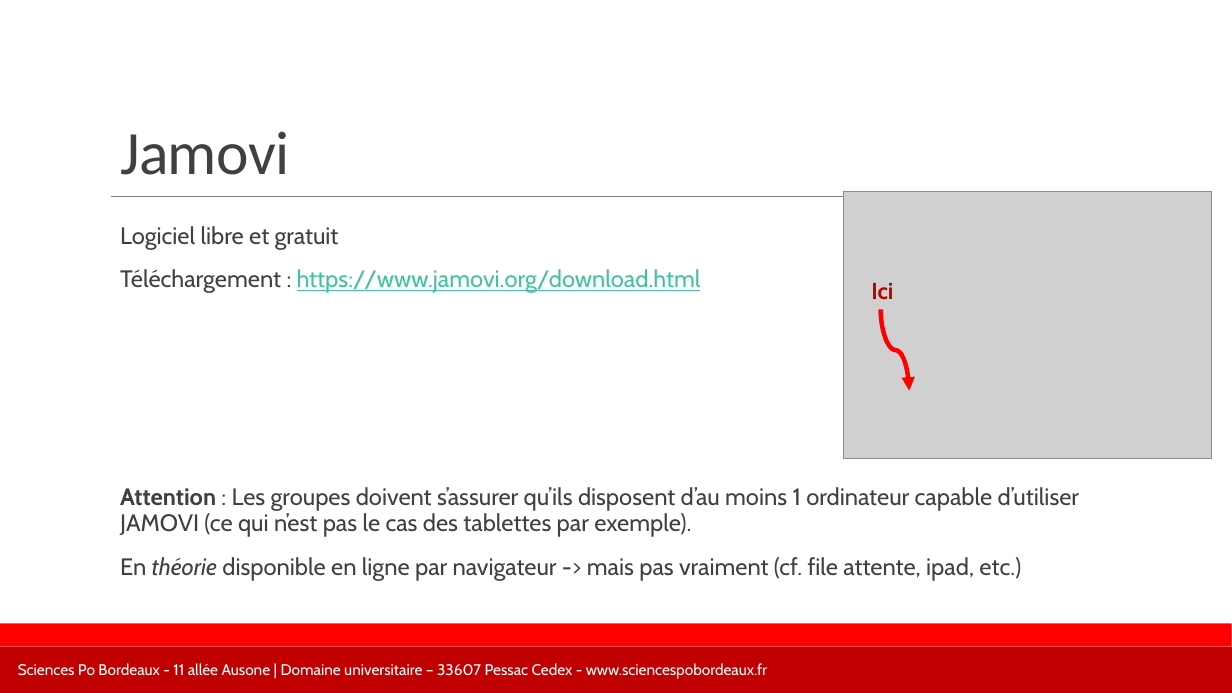
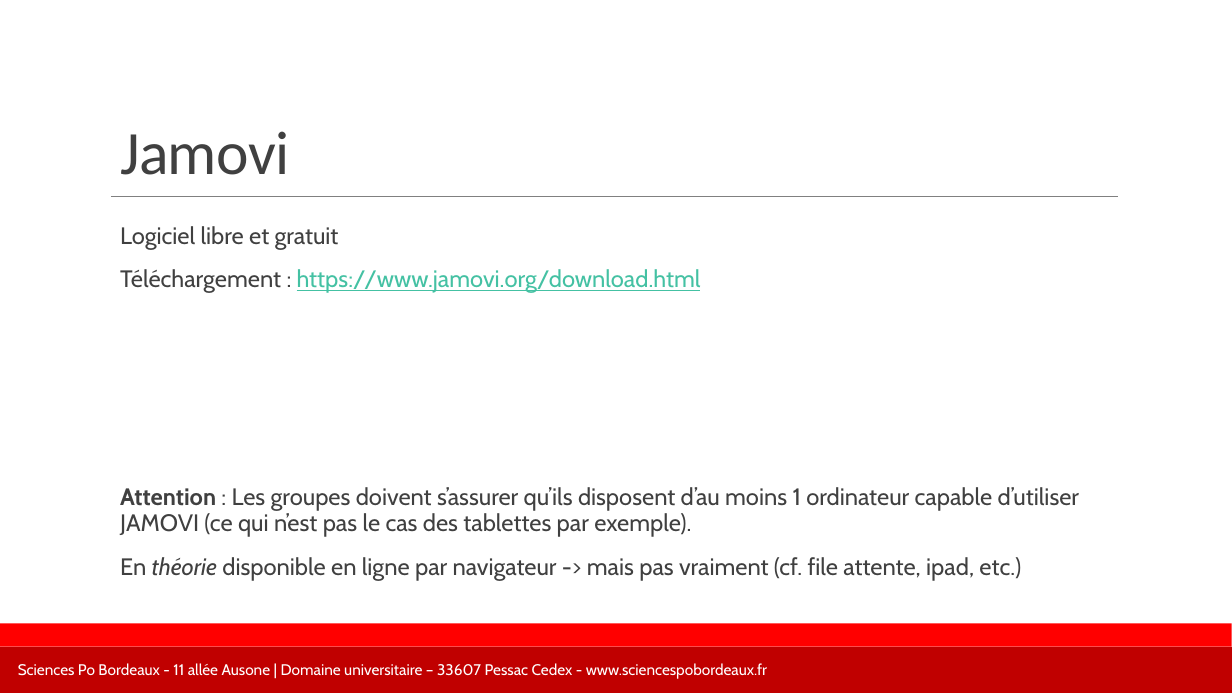
Before and after one commit to leomignot/DECA2-collectif, a slide deck: slide 13 of Mignot/Diapos/S1 - diapo DECA2.pptx. Drawn at 1232x693 pixels with LibreOffice and Linux fonts; fonts in the diff are those of the drawing; grey boxes stand for pictures; background and template pictures are left out. Boxes give left, top, right and bottom in pixels: in the first picture for what was removed or moved away, otherwise in the second. Text is boxed around its words. In the diff, an @@ line names an element or a change of style, - is before the commit and + after.

```diff
--- a/Mignot/Diapos/S1 - diapo DECA2.pptx
+++ b/Mignot/Diapos/S1 - diapo DECA2.pptx
@@ picture removed at <box>843,192,1211,459</box> @@
@@ text removed at <box>871,283,893,299</box> @@
-Ici
@@ curved arrow removed from (881, 310) to (909, 391) @@
```
Also in this commit, not shown: 3 other slides changed, 4 other files.
